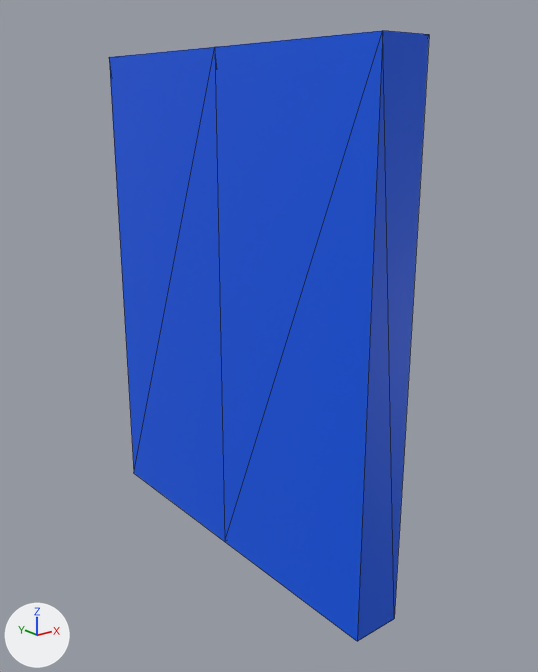
Before and after pictures for a commit that changed the glTF model public/door.glb.
One viewpoint serves both versions: a camera (50 mm lens) standing at (2.31, -4.43, 2.24) and looking at (4.48, -1.72, 1.15). Lighting does not change. The marker at lower left points along +X, +Y and +Z. Mesh edges are drawn as thin lines. Where no turn or scale is listed for an object, it has been applied to the vertices.
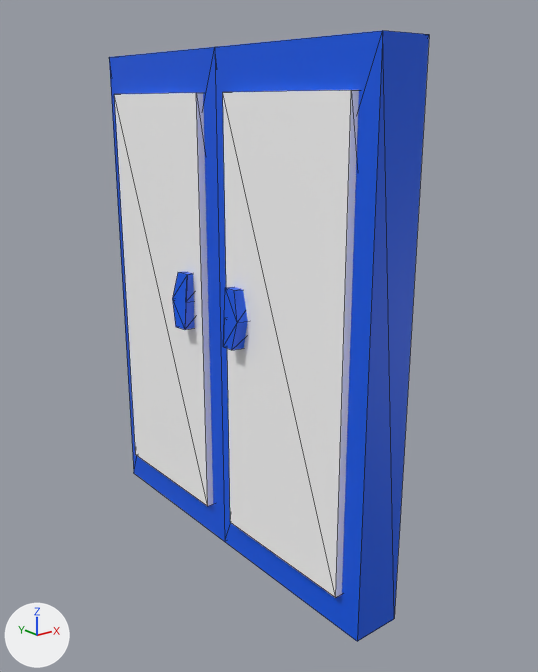
The newer file is also turned or shifted as a whole; pictures and numbers use the older file's frame.

Changed parts and their boxes [x1, y1, x2, y2] in the pictures (538 x 672 px):
'Cube', added: after [223, 90, 359, 598]
'Cube.001', added: after [114, 93, 213, 506]
'Cylinder', added (blue): after [223, 287, 248, 350]
'Cylinder.001', added (blue): after [172, 272, 194, 330]
'Plane.001', unchanged, covered by the edit: [109, 47, 225, 542] in both

Edits to the bpy script that builds the scene:
```text
Add mat_material_020:
    mat_material_020 = principled_material('Material.020')
    mat_material_020.base_color = (0.0, 0.0999, 0.847)  # blue #0059ed
Add mat_material_019:
    mat_material_019 = principled_material('Material.019')
    mat_material_019.base_color = (0.0, 0.0999, 0.847)  # blue #0059ed
Add mat_material_018:
    mat_material_018 = principled_material('Material.018')
    mat_material_018.base_color = (1.0, 1.0, 1.0)  # white #ffffff
Add mat_material_017:
    mat_material_017 = principled_material('Material.017')
    mat_material_017.base_color = (1.0, 1.0, 1.0)  # white #ffffff
Add me_cylinder_001:
    me_cylinder_001.from_pydata(...)  # 12 vertices, 20 faces; spans x -0.096..0.096, y -0.046..0.078, z -0.145..0.145
    me_cylinder_001.materials.append(mat_material_020)  # blue #0059ed
Add me_cylinder:
    me_cylinder.from_pydata(...)  # 12 vertices, 20 faces; spans x -0.087..0.087, y -0.067..0.034, z -0.142..0.142
    me_cylinder.materials.append(mat_material_019)  # blue #0059ed
Add me_cube_002:
    me_cube_002.from_pydata(...)  # a box spanning x -0.16..0.16, y -0.39..0.39, z -1.04..1.04
    me_cube_002.materials.append(mat_material_018)  # white #ffffff
Add me_cube_001:
    me_cube_001.from_pydata(...)  # a box spanning x -0.16..0.16, y -0.39..0.39, z -1.04..1.04
    me_cube_001.materials.append(mat_material_017)  # white #ffffff
Add ob_cylinder_001:
    ob_cylinder_001 = bpy.data.objects.new('Cylinder.001', me_cylinder_001)
    ob_cylinder_001.location = (4.268, -1.384, 1.304)
Add ob_cylinder:
    ob_cylinder = bpy.data.objects.new('Cylinder', me_cylinder)
    ob_cylinder.location = (4.268, -1.794, 1.304)
Add ob_cube_001:
    ob_cube_001 = bpy.data.objects.new('Cube.001', me_cube_002)
    ob_cube_001.location = (4.407, -1.106, 1.241)
Add ob_cube:
    ob_cube = bpy.data.objects.new('Cube', me_cube_001)
    ob_cube.location = (4.407, -2.084, 1.241)
```
